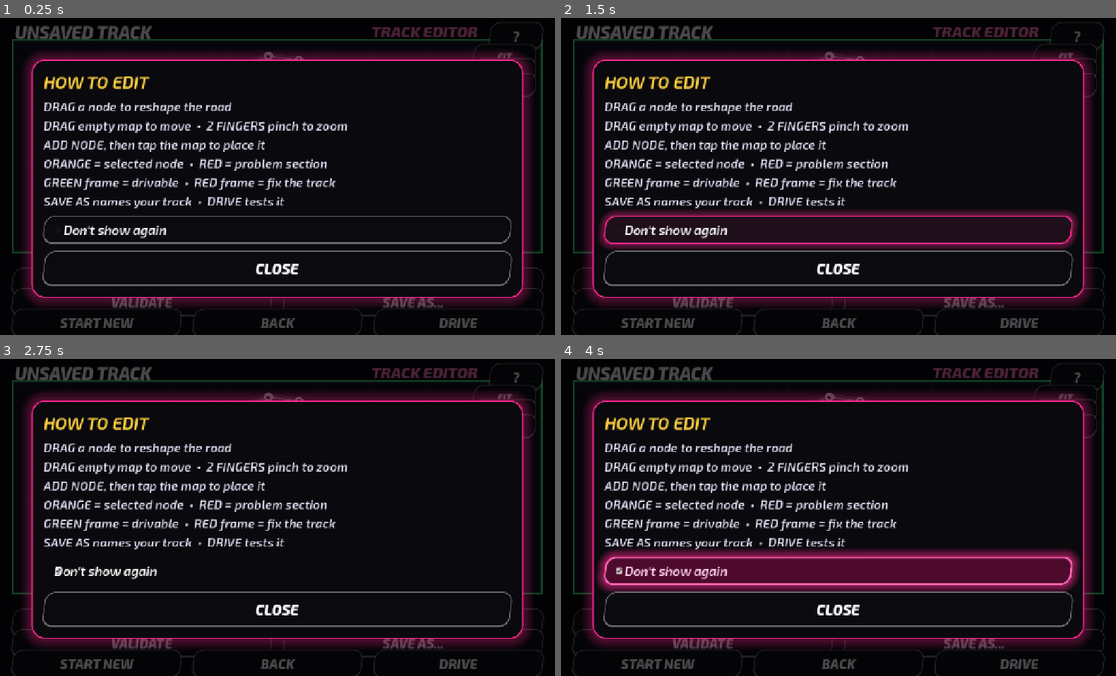
Above: before the commit, frames 1-4 (two rows, left to right).
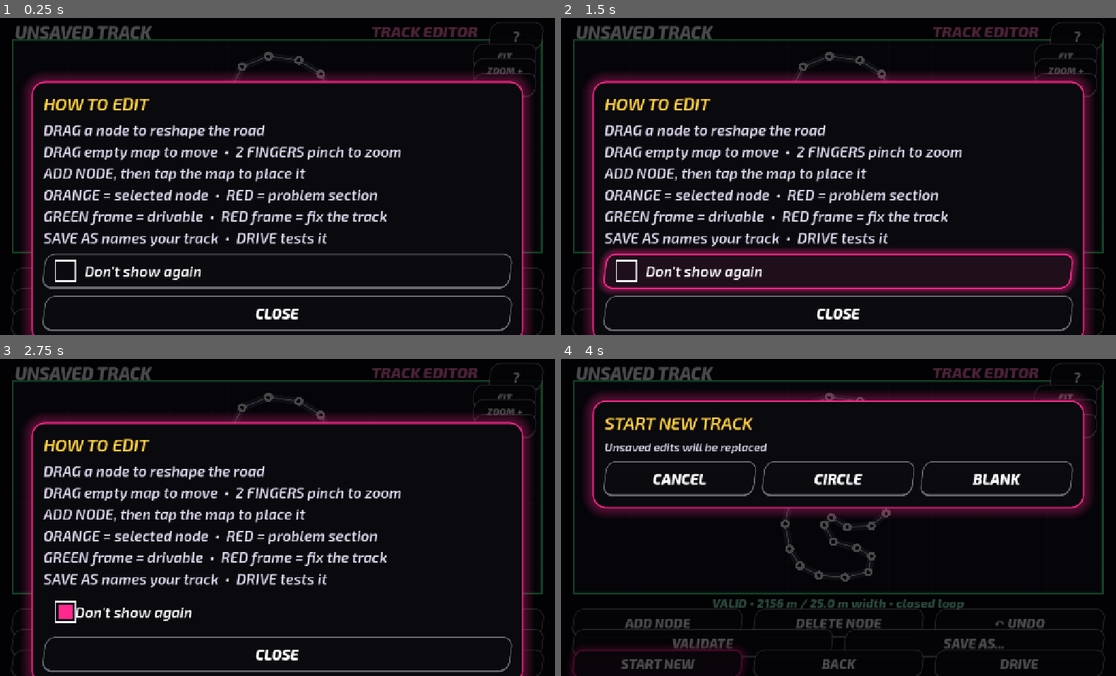
Above: after the commit, the same moments.

Repository: karllondor/Nitro-Wheelz-
Game: Godot game, scene res://scenes/track_editor.tscn
Two runs of this game, one before a commit and one after it. Both use one fixed random seed, a clock stepped at 60 frames per second and the inputs below. This scene is started directly instead of the project's main scene.
Inputs:
- Up to frame 1 (0.25 s): no input
- Up to frame 2 (1.5 s): click "Don't show again" at 0.5 s; click "Don't show again" at 1.25 s
- Up to frame 3 (2.75 s): click "Don't show again" at 2 s
- Up to frame 4 (4 s): click "START NEW" at 2.75 s; click "START NEW" at 3.5 s

The runs differ from the first frame. In frame 1, 23% of the frame differs, in the area x 4-96%, y 10-100%; in frame 2, 28%; in frame 3, 22%; in frame 4, 27%.

Commit message:
fix(v0.1.14): editor help popup fits its text, visible tick box
The HOW TO EDIT popup now sizes to its content with larger text, and
"Don't show again" uses a drawn tick box (the default theme icon was
almost invisible on the dark modal).

Co-Authored-By: Claude Opus 5.5 <noreply@anthropic.com>
Claude-Session: https://claude.ai/code/session_01XDNUq8gYtCvKNGBffzhg2g

Diff:
--- a/game/scripts/ui/track_editor.gd
+++ b/game/scripts/ui/track_editor.gd
@@ -105,6 +105,22 @@
     cfg.load(STYLE.SETTINGS_PATH)
     cfg.set_value("editor","hide_help",hidden)
     cfg.save(STYLE.SETTINGS_PATH)
+
+## Clearly visible tick box (the default theme icon is near-invisible on
+## the dark modal).
+static func _tick_icon(checked: bool, sc: float) -> ImageTexture:
+    var n: int = maxi(18,int(30.0*sc))
+    var img := Image.create(n,n,false,Image.FORMAT_RGBA8)
+    img.fill(Color(0,0,0,0))
+    var border: int = maxi(2,int(3.0*sc))
+    for y in range(n):
+        for x in range(n):
+            var edge: bool = x < border or y < border or x >= n-border or y >= n-border
+            if edge:
+                img.set_pixel(x,y,Color(0.95,0.95,1.0))
+            elif checked and x >= border*2 and y >= border*2 and x < n-border*2 and y < n-border*2:
+                img.set_pixel(x,y,STYLE.PINK)
+    return ImageTexture.create_from_image(img)
 
 func _close_help() -> void:
     if help_check != null and help_check.button_pressed:
@@ -292,7 +308,11 @@
     add_child(dialog_overlay)
     var panel := PanelContainer.new()
     panel.position = Vector2(s.x*0.065,s.y*0.13)
-    panel.size = Vector2(s.x*0.87,s.y*(0.25 if kind=="save" else (0.40 if kind=="help" else 0.21)))
+    panel.size = Vector2(s.x*0.87,s.y*(0.25 if kind=="save" else 0.21))
+    if kind=="help":
+        # Fit the content height so the popup has no empty tail.
+        panel.position.y = s.y*0.20
+        panel.size.y = 0.0
     panel.custom_minimum_size = panel.size
     panel.add_theme_stylebox_override("panel",STYLE.modal_box(sc))
     dialog_overlay.add_child(panel)
@@ -312,7 +332,7 @@
     hint.text = "Give your circuit a name" if kind=="save" else (
         "\n".join(HELP_LINES) if kind=="help" else "Unsaved edits will be replaced")
     hint.autowrap_mode = TextServer.AUTOWRAP_WORD_SMART
-    hint.add_theme_font_size_override("font_size",int((17.0 if kind=="help" else 16.0)*sc))
+    hint.add_theme_font_size_override("font_size",int((20.0 if kind=="help" else 16.0)*sc))
     hint.add_theme_color_override("font_color",Color(0.86,0.84,0.92))
     if kind=="help":
         hint.add_theme_constant_override("line_spacing",int(6.0*sc))
@@ -321,7 +341,11 @@
         help_check = CheckBox.new()
         help_check.name = "Do not show again"
         help_check.text = "Don't show again"
-        help_check.add_theme_font_size_override("font_size",int(18.0*sc))
+        help_check.add_theme_font_size_override("font_size",int(20.0*sc))
+        help_check.custom_minimum_size.y = 48.0*sc
+        help_check.add_theme_icon_override("unchecked",_tick_icon(false,sc))
+        help_check.add_theme_icon_override("checked",_tick_icon(true,sc))
+        help_check.add_theme_constant_override("h_separation",int(12.0*sc))
         stack.add_child(help_check)
     if kind=="save":
         name_input = LineEdit.new()
